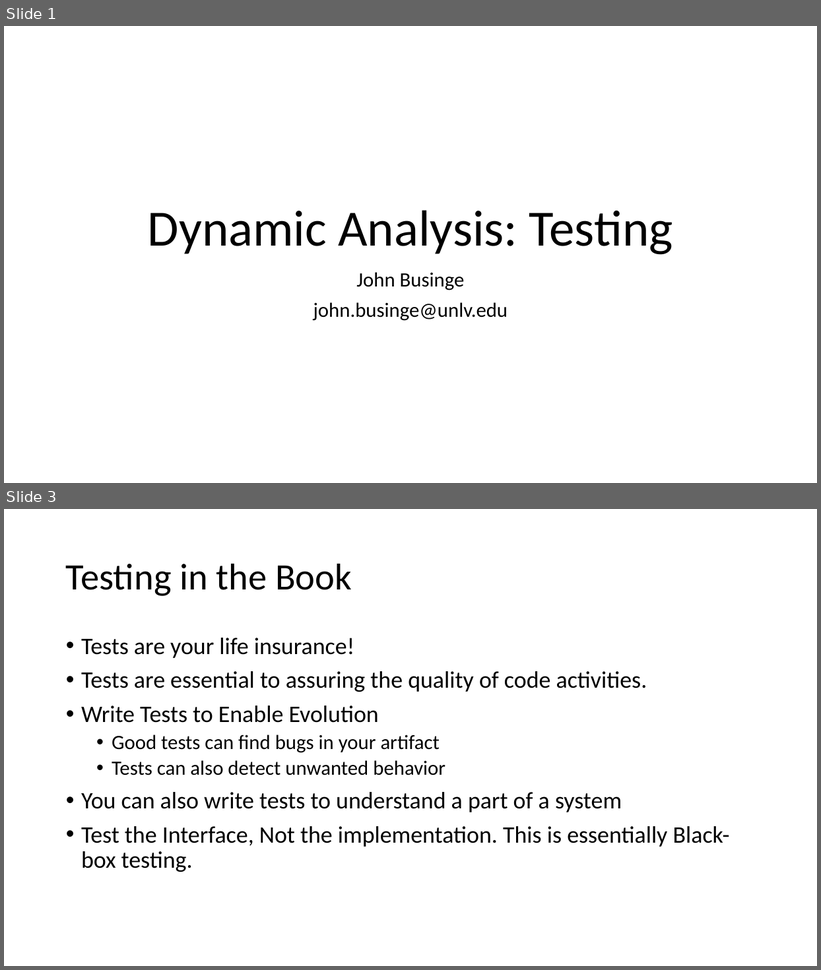
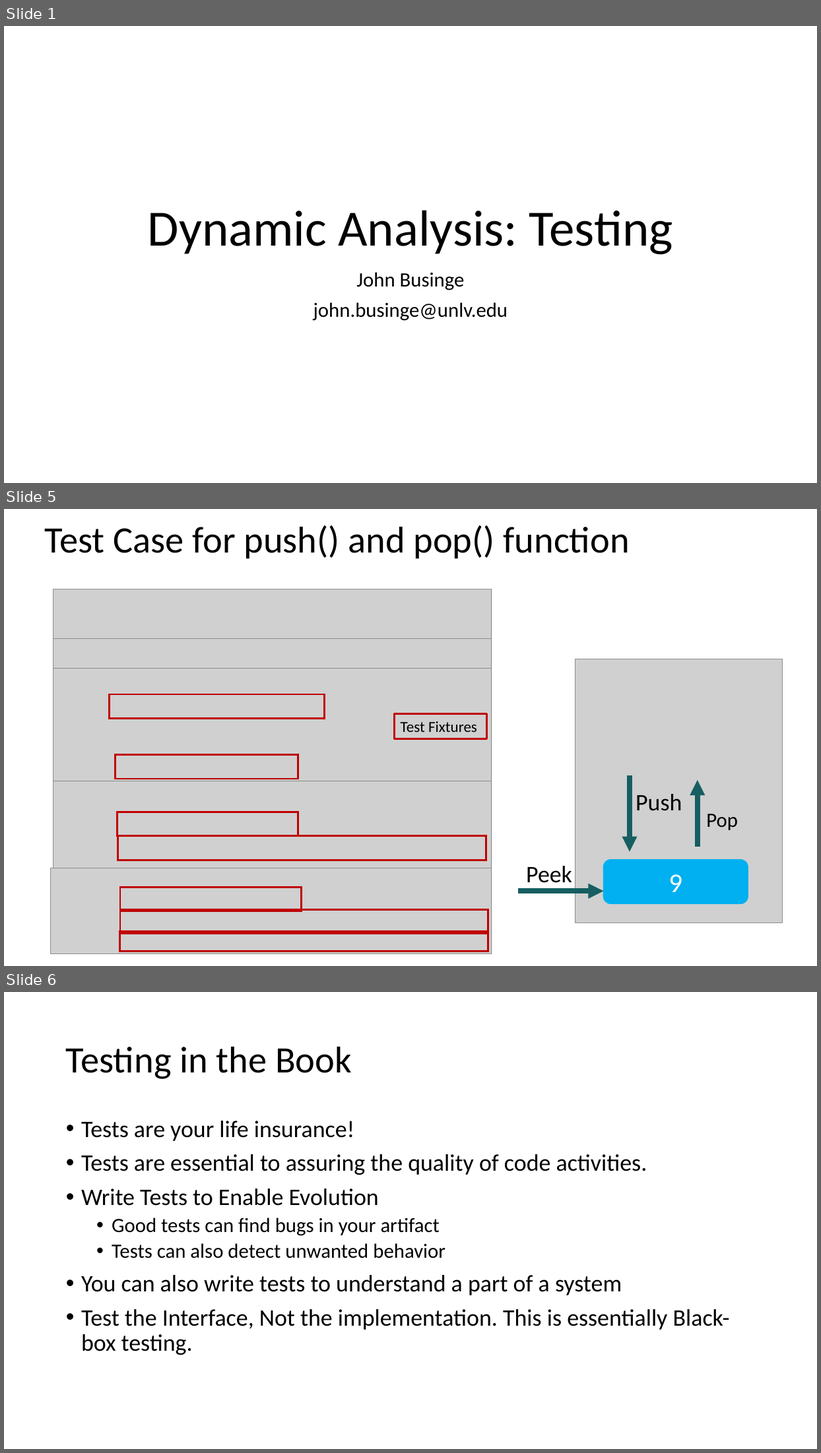
Before and after one commit to johnxu21/johnxu21.github.io, a slide deck: teaching/CS472-Spring2023/Timetable/Testing.pptx. Shown one above the other, each under a label of ours: slides 1 and 3 before the commit, slides 1, 5 and 6 after it; the slides between them are not shown. The pictures are 821x970 and 821x1453 pixels, drawn with LibreOffice and Linux fonts; fonts in the diff are those of the drawing; grey boxes stand for pictures. Boxes give left, top, right and bottom in pixels: in the first picture for what was removed or moved away, otherwise in the second. Text is boxed around its words. In the diff, an @@ line names an element or a change of style, - is before the commit and + after.

```diff
--- a/teaching/CS472-Spring2023/Timetable/Testing.pptx
+++ b/teaching/CS472-Spring2023/Timetable/Testing.pptx
@@ slide 5 added at (4, 509, 817, 966), background #FFFFFF @@
@@ title added at (45, 525, 630, 559), 44 pt, text #000000 @@
+Test Case for push() and pop() function
@@ rectangle added at (54, 589, 492, 955), fill #E6E6E5, outline #E7E6E6 1 pt @@
@@ picture added at (54, 589, 492, 642) @@
@@ picture added at (54, 639, 492, 669) @@
@@ picture added at (576, 659, 783, 923) @@
@@ picture added at (53, 668, 491, 781) @@
@@ rectangle added at (110, 694, 324, 718), outline #C00000 2.25 pt @@
@@ rectangle added at (395, 714, 486, 739), outline #C00000 2.25 pt, 18 pt, text #000000 @@
+Test Fixtures
@@ rectangle added at (116, 755, 298, 779), outline #C00000 2.25 pt @@
@@ picture added at (53, 780, 491, 869) @@
@@ arrow added from (630, 776) to (630, 852), #165E61 6 pt @@
@@ arrow added from (698, 847) to (698, 780), #165E61 6 pt @@
@@ text added at (636, 794, 682, 811), 28 pt, text #000000 @@
+Push
@@ rectangle added at (118, 813, 298, 836), outline #C00000 2.25 pt @@
@@ text added at (706, 814, 738, 830), 24 pt, text #000000 @@
+Pop
@@ rectangle added at (118, 836, 486, 860), outline #C00000 2.25 pt @@
@@ rounded rectangle added at (604, 860, 748, 904), fill #00B0F0, outline #00B0F0 1 pt, 32 pt, text #FFFFFF @@
+9
@@ picture added at (50, 868, 491, 955) @@
@@ text added at (526, 866, 572, 889), 28 pt, text #000000 @@
+Peek
@@ rectangle added at (120, 888, 301, 912), outline #C00000 2.25 pt @@
@@ arrow added from (518, 891) to (604, 891), #165E61 6 pt @@
@@ rectangle added at (120, 910, 488, 934), outline #C00000 2.25 pt @@
@@ rectangle added at (120, 931, 488, 951), outline #C00000 2.25 pt @@
@@ what was slide 3 is now slide 6 @@
```
Also in this commit, not shown: 1 slide changed, 13 other slides added, 1 slide removed, 3 other files.
